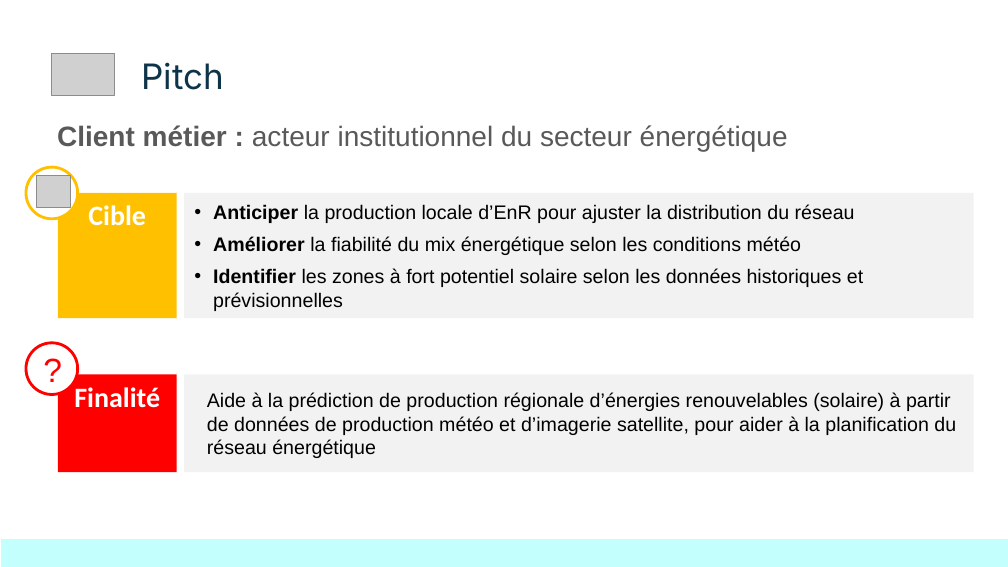
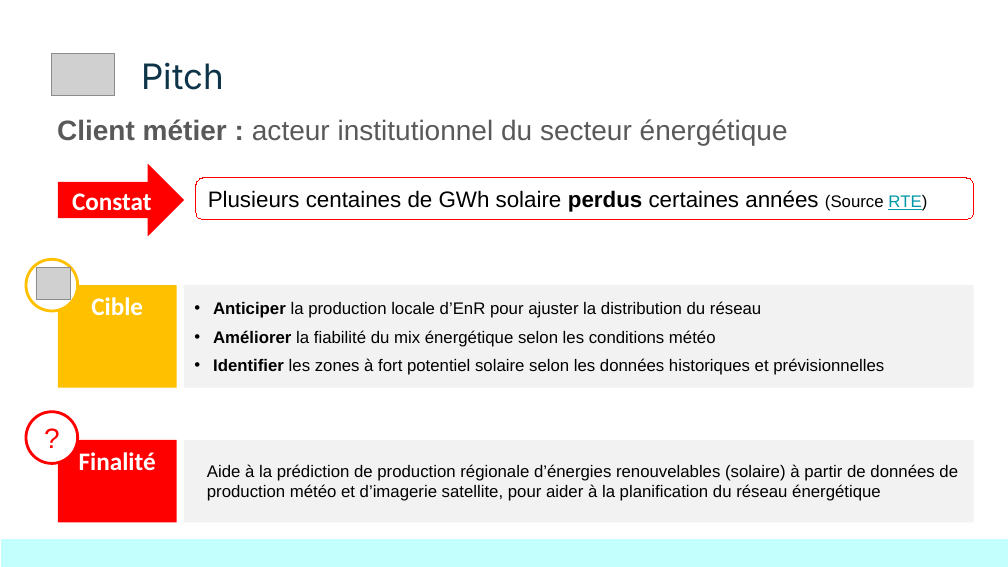
Before and after one commit to Sheikoh/REnergies_efficiency_prediction, a slide deck: slide 4 of presentation/dsfs_ft_36_Projet_REnergies_efficiency_prediction.pptx. Drawn at 1008x567 pixels with LibreOffice and Linux fonts; fonts in the diff are those of the drawing; grey boxes stand for pictures. Boxes give left, top, right and bottom in pixels: in the first picture for what was removed or moved away, otherwise in the second. Text is boxed around its words. In the diff, an @@ line names an element or a change of style, - is before the commit and + after.

```diff
--- a/presentation/dsfs_ft_36_Projet_REnergies_efficiency_prediction.pptx
+++ b/presentation/dsfs_ft_36_Projet_REnergies_efficiency_prediction.pptx
@@ text "Client métier : acteur institutionnel ..." moved from (x1=57, y1=125, x2=788, y2=151) to (x1=57, y1=119, x2=788, y2=145) @@
@@ right arrow added at (x1=57, y1=163, x2=183, y2=236), fill #FF0000, 18 pt, text #FFFFFF, bold @@
+Constat
@@ rounded rectangle added at (x1=196, y1=178, x2=974, y2=220), outline #FF0000 0.75 pt, 16 pt, text #000000 @@
+Plusieurs centaines de GWh solaire perdus certaines années (Source RTE)
@@ ellipse moved from (x1=26, y1=167, x2=78, y2=219) to (x1=26, y1=259, x2=78, y2=310) @@
@@ picture moved from (x1=36, y1=175, x2=71, y2=208) to (x1=36, y1=267, x2=71, y2=299) @@
@@ rectangle "Cible" at (x1=57, y1=285, x2=176, y2=388): size 20 to 18 pt @@
@@ rectangle "Cible" resized from (x1=57, y1=193, x2=176, y2=318) to (x1=57, y1=285, x2=176, y2=388) @@
@@ rectangle "Anticiper la production locale d’EnR ..." at (x1=184, y1=285, x2=974, y2=388): size 14 to 12 pt @@
@@ rectangle "Anticiper la production locale d’EnR ..." resized from (x1=184, y1=193, x2=974, y2=318) to (x1=184, y1=285, x2=974, y2=388) @@
@@ ellipse "?" moved from (x1=26, y1=343, x2=78, y2=394) to (x1=26, y1=411, x2=78, y2=463) @@
@@ ellipse "?" at (x1=26, y1=411, x2=78, y2=463): size 24 to 20 pt @@
@@ rectangle "Finalité" resized from (x1=57, y1=374, x2=176, y2=472) to (x1=57, y1=439, x2=176, y2=522) @@
@@ rectangle "Finalité" at (x1=57, y1=439, x2=176, y2=522): size 20 to 18 pt @@
@@ rectangle "Aide à la prédiction de ..." resized from (x1=184, y1=374, x2=974, y2=472) to (x1=184, y1=439, x2=974, y2=522) @@
@@ rectangle "Aide à la prédiction de ..." at (x1=184, y1=439, x2=974, y2=522): size 14 to 12 pt @@
```
Also in this commit, not shown: 8 other slides changed, 1 slide added, 1 other file.
